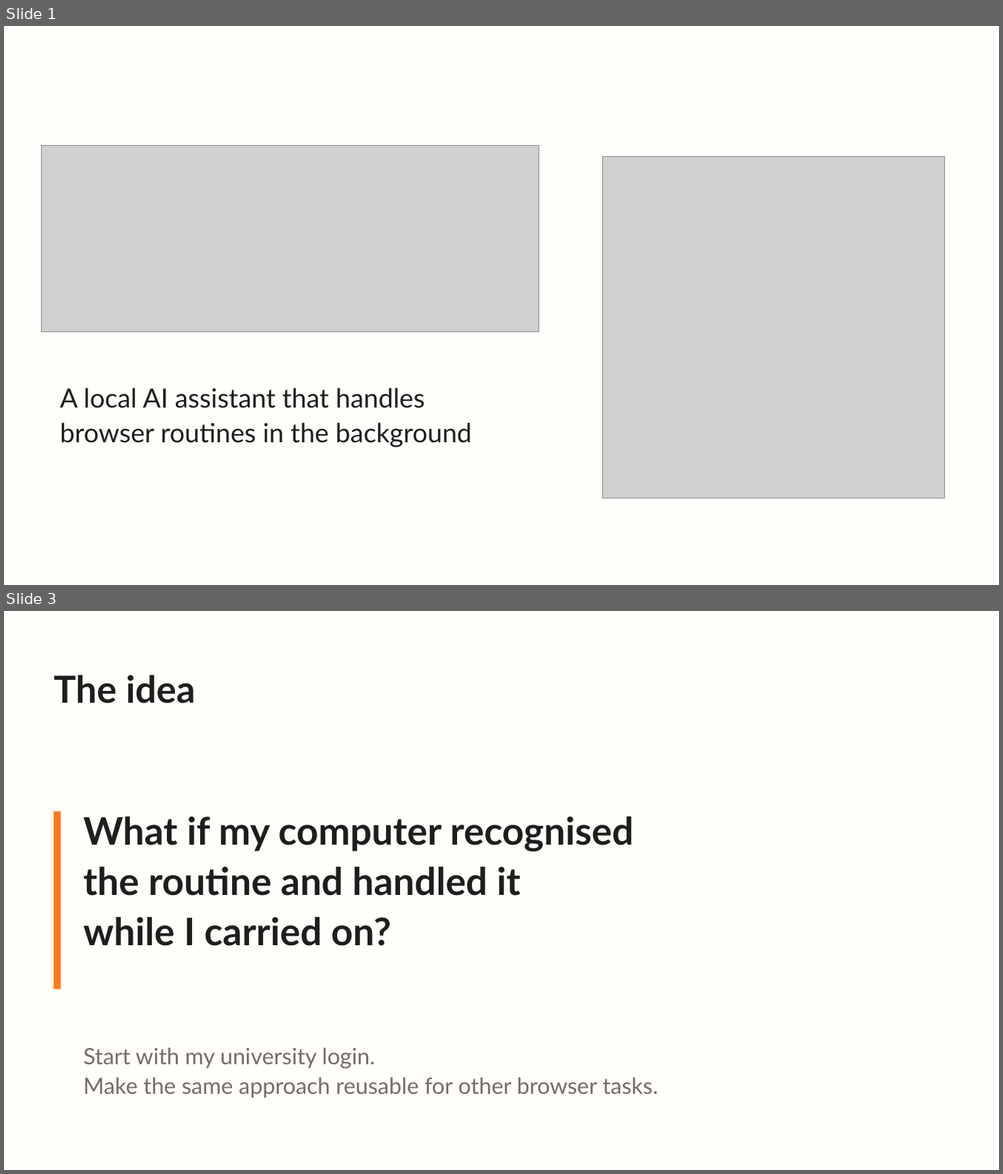
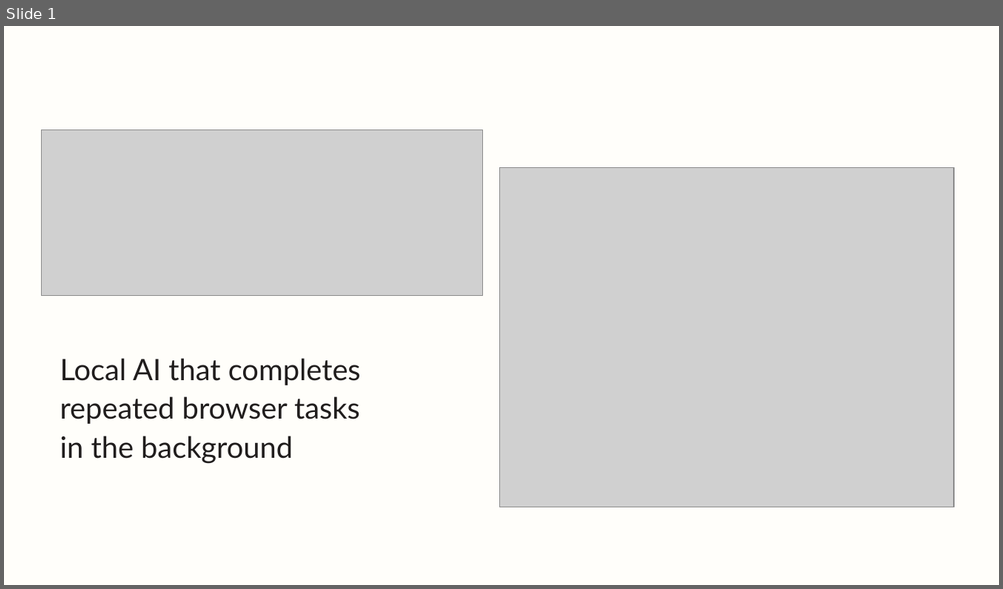
Before and after one commit to MLouchini/Kopi, a slide deck: docs/presentation/Kopi-Hackathon-Pitch.pptx. Shown one above the other, each under a label of ours: slides 1 and 3 before the commit, slide 1 after it; the slides between them are not shown. The pictures are 1003x1174 and 1003x589 pixels, drawn with LibreOffice and Linux fonts; fonts in the diff are those of the drawing; grey boxes stand for pictures. Boxes give left, top, right and bottom in pixels: in the first picture for what was removed or moved away, otherwise in the second. Text is boxed around its words. In the diff, an @@ line names an element or a change of style, - is before the commit and + after.

```diff
--- a/docs/presentation/Kopi-Hackathon-Pitch.pptx
+++ b/docs/presentation/Kopi-Hackathon-Pitch.pptx
@@ slide 3 removed at (4, 611, 999, 1170), background #FFFEFA @@
@@ text removed at (54, 675, 196, 703) @@
-The idea
@@ rectangle removed at (54, 812, 61, 990) @@
@@ text removed at (83, 816, 634, 946) @@
-What if my computer recognised
-the routine and handled it
-while I carried on?
@@ text removed at (83, 1048, 658, 1098) @@
-Start with my university login.
-Make the same approach reusable for other browser tasks.
@@ slide 1 changed as well @@
@@ picture: place and size @@
-picture at (41, 145, 539, 332)
+picture at (41, 130, 483, 296)
@@ picture: place and size @@
-picture at (603, 156, 944, 498)
+picture at (500, 168, 954, 508)
@@ text at (60, 358, 361, 464): text changed; size 25.5 to 28.5 pt @@
-A local AI assistant that handles
-browser routines in the background
+Local AI that completes
+repeated browser tasks
+in the background
```
Also in this commit, not shown: 2 other slides changed, 5 slides added, 4 other slides removed, 10 other files.
